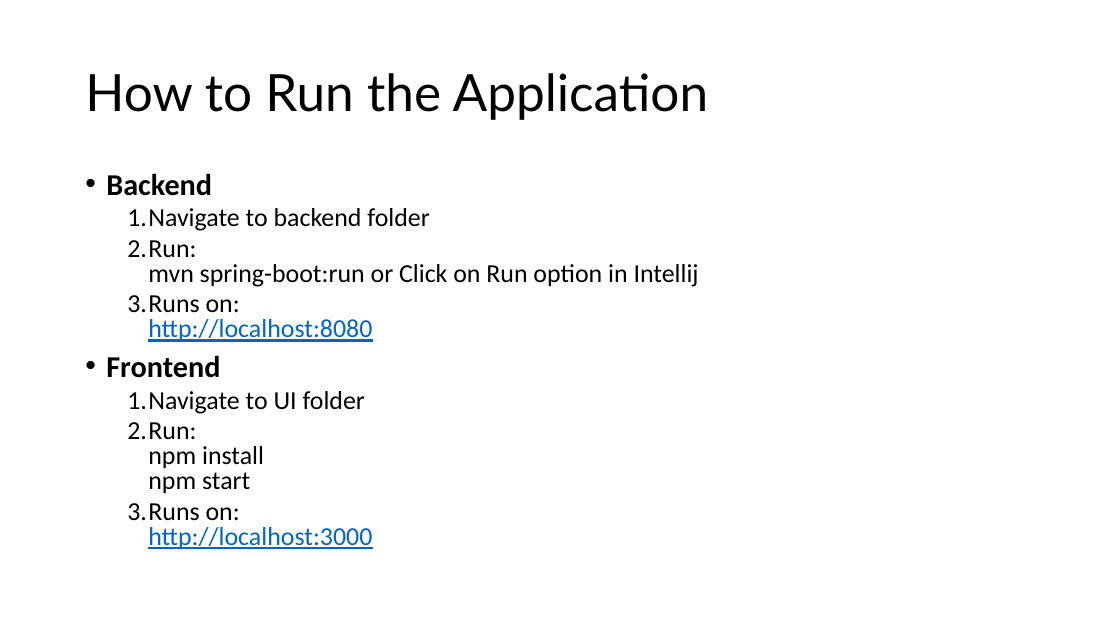
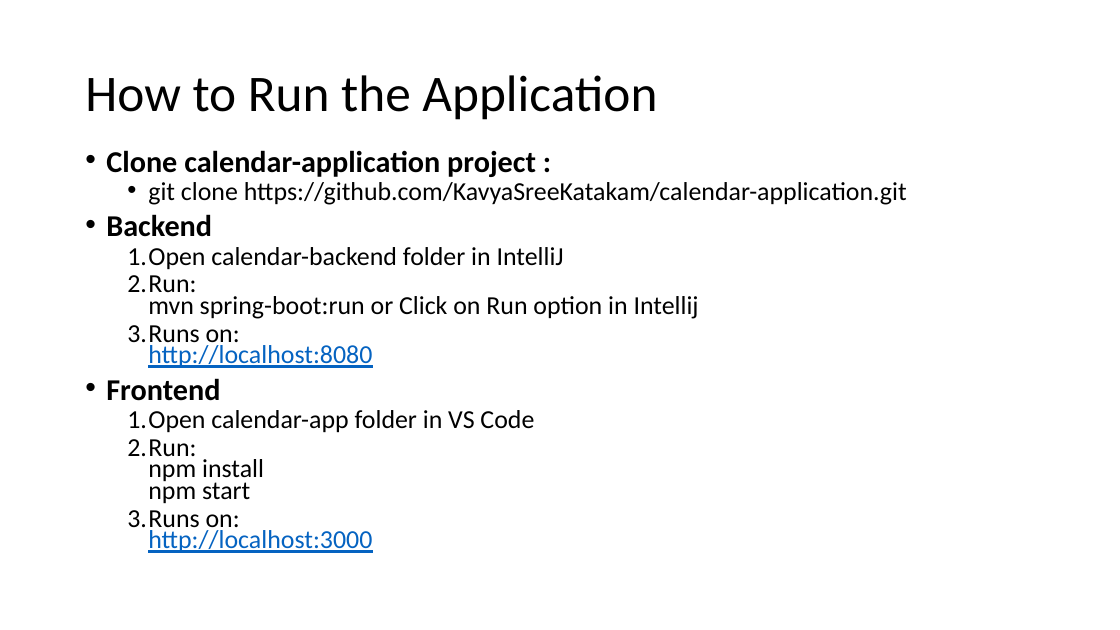
Before and after one commit to KavyaSreeKatakam/calendar-application, a slide deck: slide 14 of calendar-backend/Calendar-App-Presentation.pptx. Drawn at 1120x630 pixels with LibreOffice and Linux fonts; fonts in the diff are those of the drawing. Boxes give left, top, right and bottom in pixels: in the first picture for what was removed or moved away, otherwise in the second. Text is boxed around its words. In the diff, an @@ line names an element or a change of style, - is before the commit and + after.

Commit message:
Update project presentation

```diff
--- a/calendar-backend/Calendar-App-Presentation.pptx
+++ b/calendar-backend/Calendar-App-Presentation.pptx
@@ title "How to Run the Application" at [85, 75, 657, 120]: font Lato to Calibri @@
@@ text "Clone calendar-application project :": place and size @@
-text "Clone calendar-application project :" at [106, 173, 699, 550]
+text "Clone calendar-application project :" at [106, 150, 907, 553]
@@ text at [106, 150, 907, 205]: paragraphs added @@
+• Clone calendar-application project :
+  • git clone https://github.com/KavyaSreeKatakam/calendar-application.git
@@ text at [106, 214, 699, 553]: line spacing 0.8 to 0.7 @@
@@ text at [127, 247, 564, 270]: text changed @@
-  1. Navigate to backend folder
+  1. Open calendar-backend folder in IntelliJ
@@ text at [127, 410, 534, 433]: text changed @@
-  1. Navigate to UI folder
+  1. Open calendar-app folder in VS Code
```
Also in this commit, not shown: 17 other slides changed.
